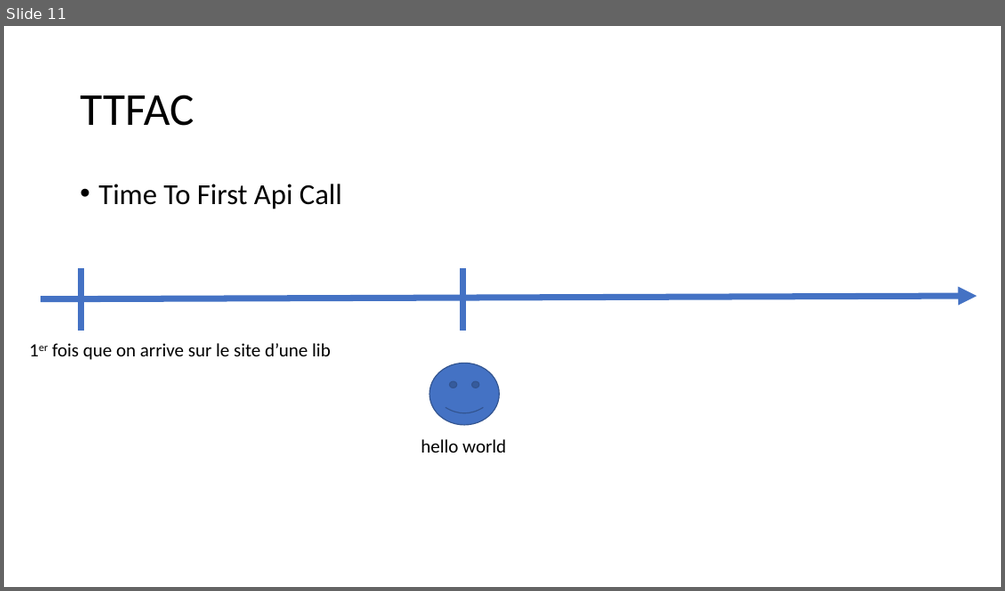
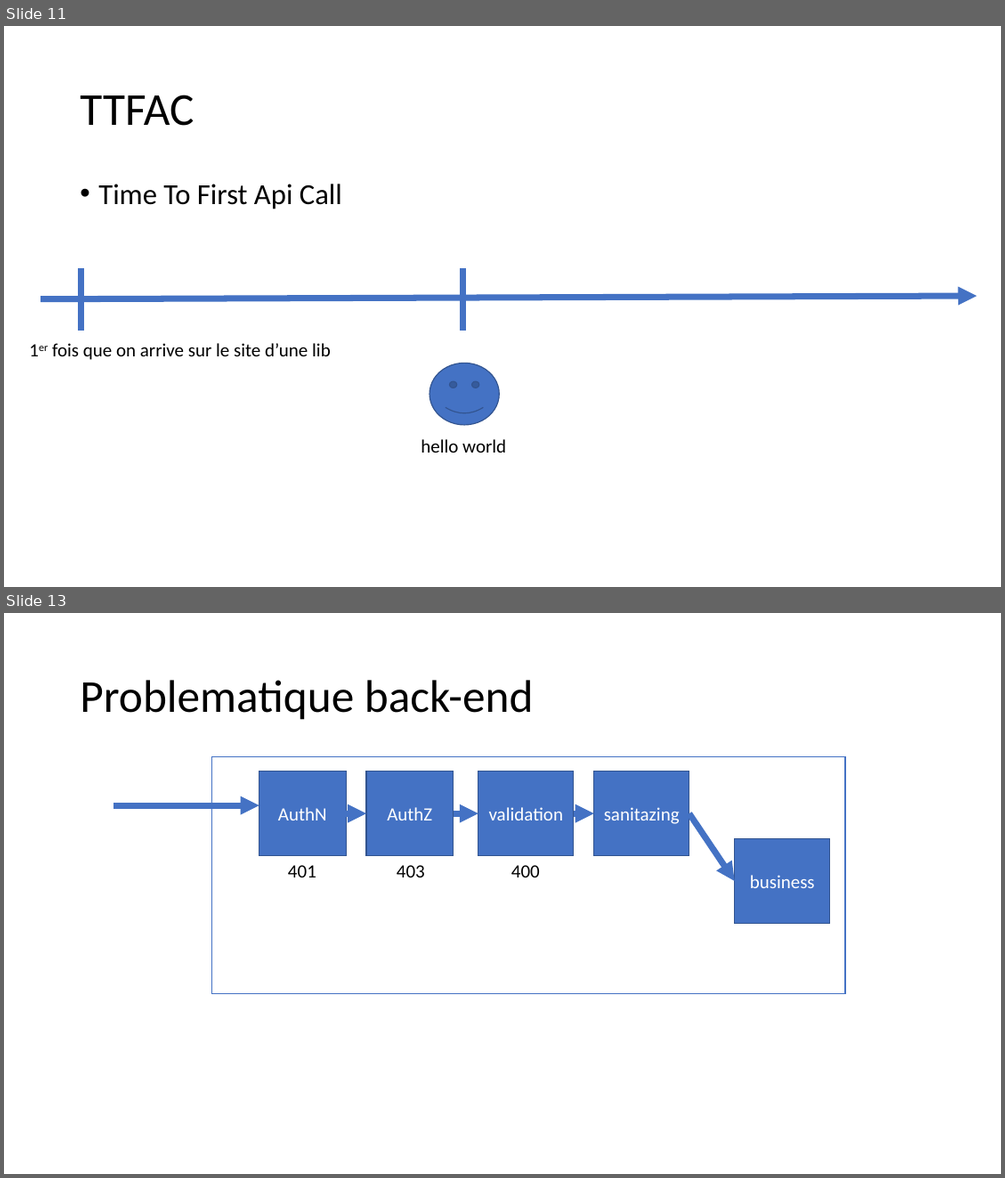
Before and after one commit to jlg-formation/njs-oct-2021, a slide deck: Notes.pptx. Shown one above the other, each under a label of ours: slide 11 before the commit, slides 11 and 13 after it; the slides between them are not shown. The pictures are 1005x591 and 1005x1178 pixels, drawn with LibreOffice and Linux fonts; fonts in the diff are those of the drawing. Boxes give left, top, right and bottom in pixels: in the first picture for what was removed or moved away, otherwise in the second. Text is boxed around its words. In the diff, an @@ line names an element or a change of style, - is before the commit and + after.

```diff
--- a/Notes.pptx
+++ b/Notes.pptx
@@ slide 13 added at [4, 613, 1001, 1174], background #FFFFFF @@
@@ title added at [80, 680, 534, 720], 44 pt, text #000000 @@
+Problematique back-end
@@ rectangle added at [212, 757, 845, 994], fill #FFFFFF, outline #4472C4 1 pt @@
@@ rectangle added at [259, 771, 346, 856], fill #4472C4, outline #325491 1 pt, 18 pt, text #FFFFFF @@
+AuthN
@@ rectangle added at [367, 771, 453, 856], fill #4472C4, outline #325491 1 pt, 18 pt, text #FFFFFF @@
+AuthZ
@@ rectangle added at [478, 771, 573, 856], fill #4472C4, outline #325491 1 pt, 18 pt, text #FFFFFF @@
+validation
@@ rectangle added at [594, 771, 689, 856], fill #4472C4, outline #325491 1 pt, 18 pt, text #FFFFFF @@
+sanitazing
@@ arrow added from (114, 805) to (259, 805), #4472C4 6 pt @@
@@ arrow added from (346, 813) to (367, 813), #4472C4 6 pt @@
@@ arrow added from (453, 813) to (478, 813), #4472C4 6 pt @@
@@ arrow added from (574, 813) to (594, 813), #4472C4 6 pt @@
@@ arrow added from (689, 813) to (735, 881), #4472C4 6 pt @@
@@ rectangle added at [735, 839, 830, 924], fill #4472C4, outline #325491 1 pt, 18 pt, text #FFFFFF @@
+business
@@ text added at [288, 865, 316, 877], 18 pt, text #000000 @@
+401
@@ text added at [396, 865, 425, 877], 18 pt, text #000000 @@
+403
@@ text added at [511, 865, 540, 877], 18 pt, text #000000 @@
+400
```
Also in this commit, not shown: 2 slides changed, 7 other slides added.
